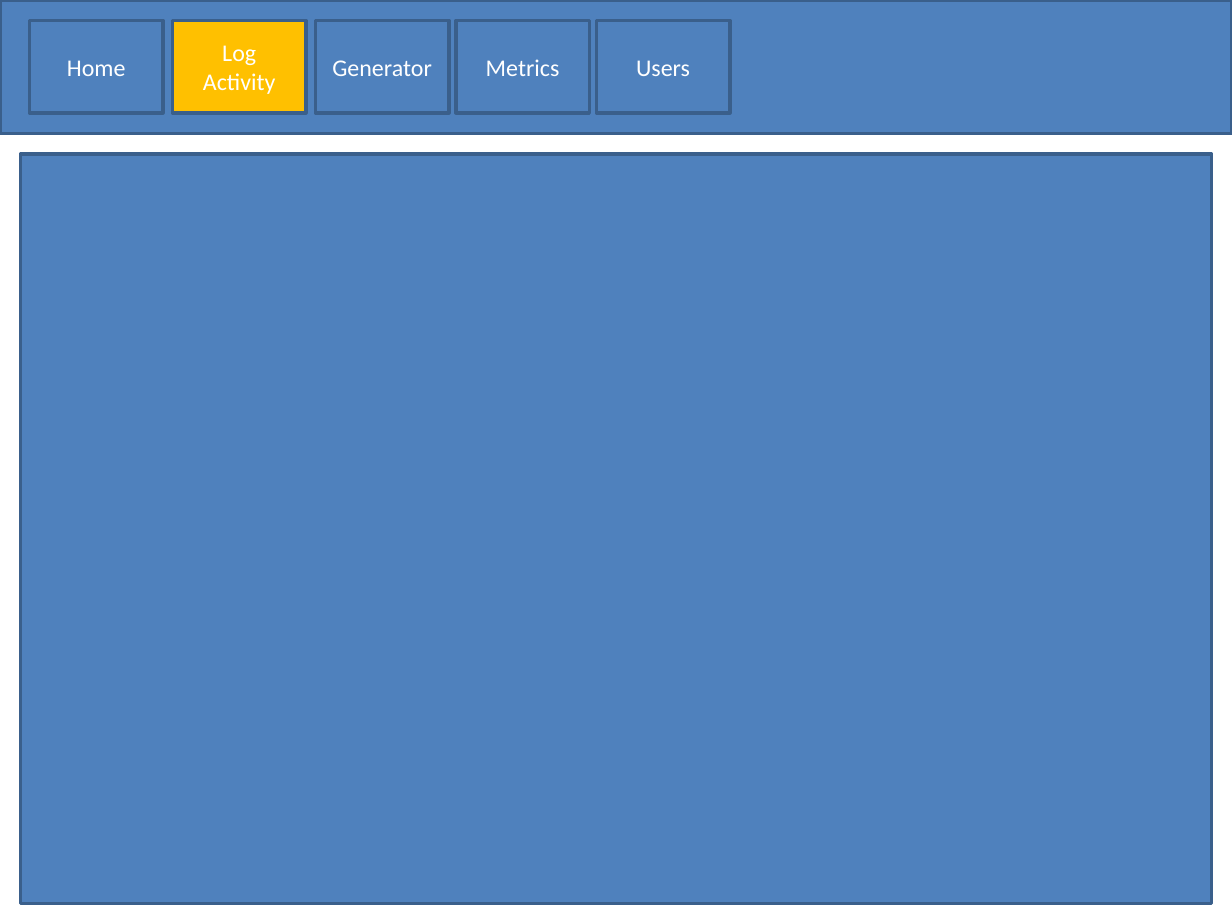
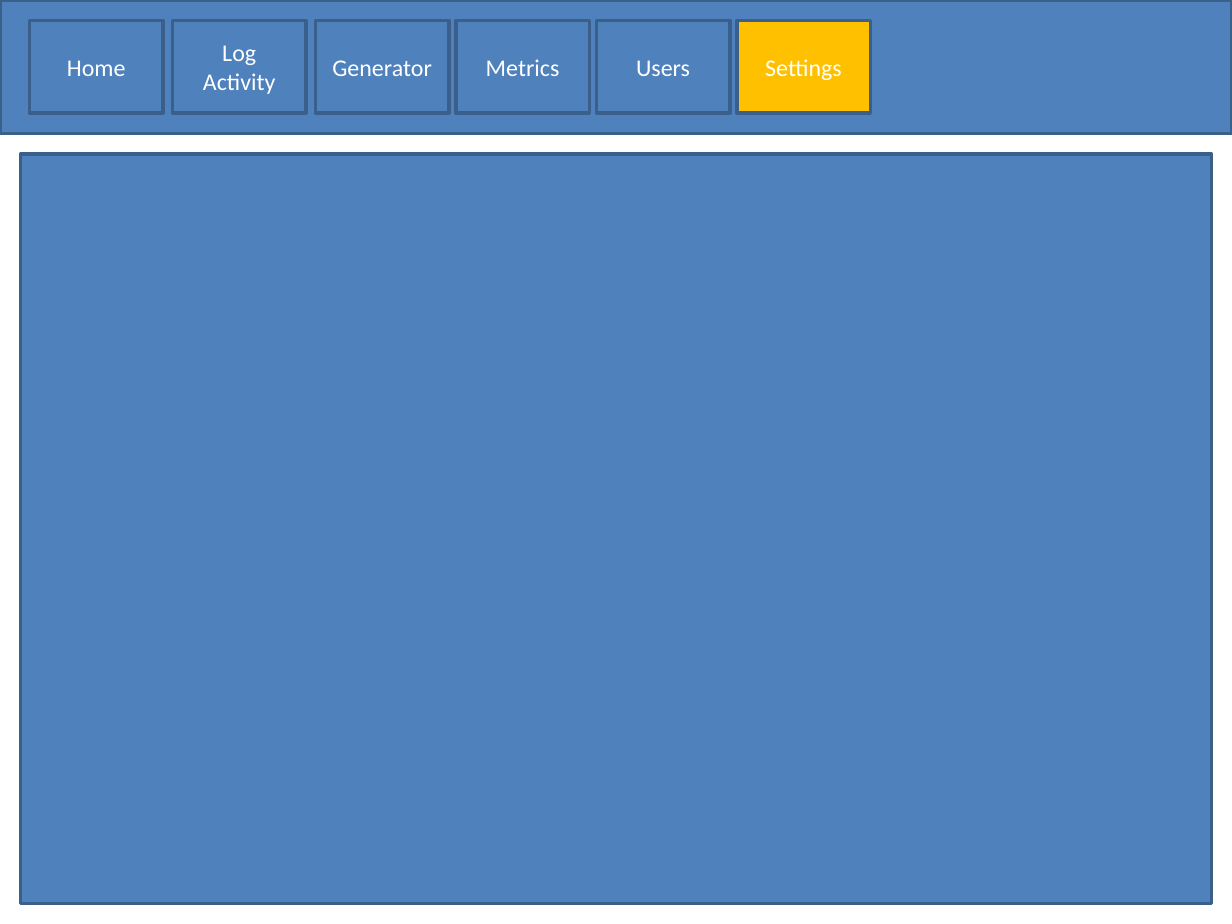
Before and after one commit to curtisyungen/outwork-1.0, a slide deck: slide 11 of Outline.pptx (slide 5 before the commit). Drawn at 1232x924 pixels with LibreOffice and Linux fonts; fonts in the diff are those of the drawing. Boxes give left, top, right and bottom in pixels: in the first picture for what was removed or moved away, otherwise in the second. Text is boxed around its words. In the diff, an @@ line names an element or a change of style, - is before the commit and + after.

```diff
--- a/Outline.pptx
+++ b/Outline.pptx
@@ rectangle "Log Activity" at (172,21,306,113): fill #FFC000 to #4F81BD @@
@@ rectangle added at (737,21,870,113), fill #FFC000, outline #3A5F8C 2 pt, 14 pt, text #FFFFFF @@
+Settings
```
Also in this commit, not shown: 6 other slides changed, 3 slides added.
